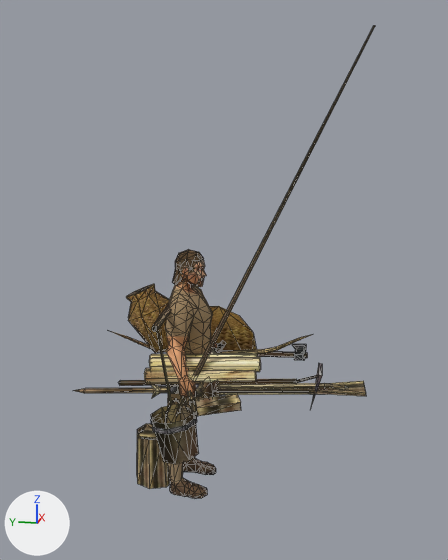
What one commit did to the glTF model apps/web/public/models/people/man.glb.
The view is the same before and after, from a camera (50 mm lens) standing at (-4.36, -1.14, 2.78) and looking at (0.0, -0.27, 1.69). Arrows for +X, +Y and +Z are at lower left; the lights stay in place. The picture after the commit comes second. Mesh edges are drawn as thin lines. Where no turn or scale is listed for an object, it has been applied to the vertices. Vertices at exactly the same position are counted once.

Objects in the first picture: 'man-mesh'.
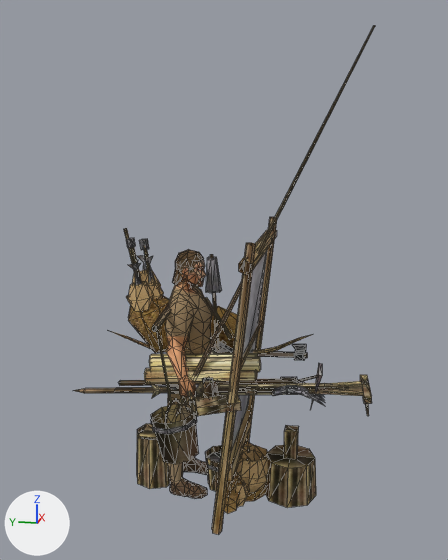
Location of each change, [x1, y1, x2, y2] in pixels of the pictures (448 x 560 px):
'man-mesh', reshaped (8% taller): before [74, 25, 375, 499]; after [74, 25, 375, 535]
part 1 of me_man, added (brown): after [224, 441, 253, 513]
part 2 of me_man, added: after [281, 377, 297, 394]
part 3 of me_man, added (brown): after [284, 425, 299, 460]
part 4 of me_man, added: after [124, 228, 136, 278]
part 5 of me_man, added: after [126, 238, 136, 248]
part 6 of me_man, added: after [139, 239, 149, 250]
part 7 of me_man, added: after [206, 460, 219, 472]
part 8 of me_man, added (brown): after [228, 410, 251, 482]
part 9 of me_man, added (brown): after [117, 217, 372, 535]

The edits, one by one:
me_man is used by ob_man_mesh; location (0.0, 0.0, 0.0).
me_man had 1259 vertices, 2143 faces and spanned x -0.74..0.72, y -1.31..0.82, z 0.0..3.38.
me_man now has 1969 vertices, 3054 faces and spans x -0.74..0.72, y -1.35..0.82, z -0.02..3.38.
me_man part 1: a new loose piece, a 6-sided cut cone along x (radius 0.07 at the low end, 0.11 at the high end) spanning x -0.4..0.4, y -0.47..-0.28, z -0.02..0.2, in mat_man_atlas (picture img_image_0).
me_man part 2: the loose piece of 24 vertices spanning x 0.29..0.56, y -0.86..-0.73, z 0.99..1.05 is copied, and the copy is multiplied about its middle by the matrix ((0.992, -0.1, 0.079), (0.099, 0.995, 0.007), (-0.08, 0.001, 0.997)), then moved by (-0.67, 0.01, -0.01); it spans x -0.38..-0.11, y -0.86..-0.71, z 0.99..1.05.
me_man part 3: a new loose piece, a box spanning x -0.05..0.05, y -0.843..-0.743, z 0.317..0.545, in mat_man_atlas (picture img_image_0).
me_man part 4: the loose piece of 8 vertices spanning x 0.54..0.55, y -0.01..0.09, z 0.93..1.48 is copied, and the copy is multiplied about its middle by the matrix ((0.002, -0.887, 0.087), (-0.866, -0.023, -0.209), (0.21, -0.085, -0.862)), then moved by (-0.53, 0.39, 0.6); it spans x -0.01..0.04, y 0.36..0.51, z 1.56..2.05.
me_man part 5: the loose piece of 8 vertices spanning x -0.11..0.11, y 0.19..0.41, z 0.4..0.42 is copied, and the copy is scaled about its middle by (0.364, 0.157, 2.96), then moved by (-0.16, 0.09, 1.56); it spans x -0.2..-0.12, y 0.36..0.41, z 1.94..2.0.
me_man part 6: the loose piece of 8 vertices spanning x -0.11..0.11, y 0.19..0.41, z 0.4..0.42 is copied, and the copy is scaled about its middle by (0.227, 0.224, 3.95), then moved by (0.17, 0.1, 1.49); it spans x 0.15..0.2, y 0.36..0.43, z 1.86..1.94.
me_man part 7: the loose piece of 16 vertices spanning x 0.38..0.71, y -0.19..0.15, z 0.76..0.85 is copied, and the copy is turned 9.1 degrees about the x axis through its middle and scaled by 0.807, then moved by (-0.55, -0.23, -0.6); it spans x -0.14..0.14, y -0.39..-0.12, z 0.19..0.22.
me_man part 8: a new loose piece, a box spanning x -0.448..0.448, y -0.416..-0.352, z 0.32..0.448, in mat_man_atlas (picture img_image_0).
me_man part 9: 578 vertices added at x -0.66..0.66, y -1.35..0.47, z -0.01..2.08.
Other edits to the shape of me_man do not show in these pictures.
